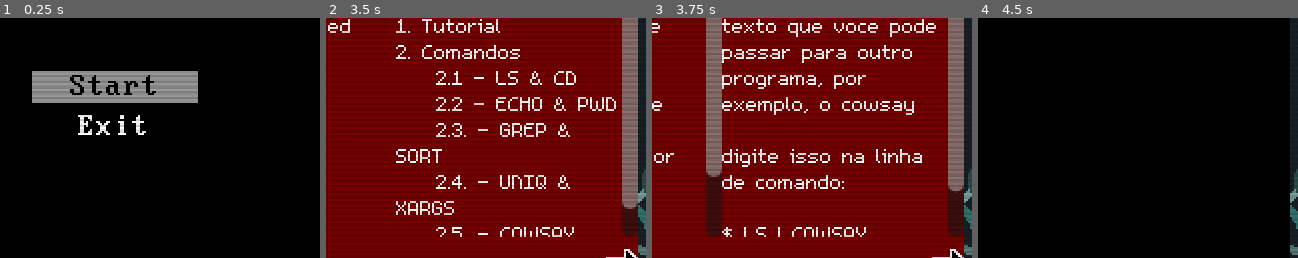
Above: before the commit, frames 1-4 (left to right).
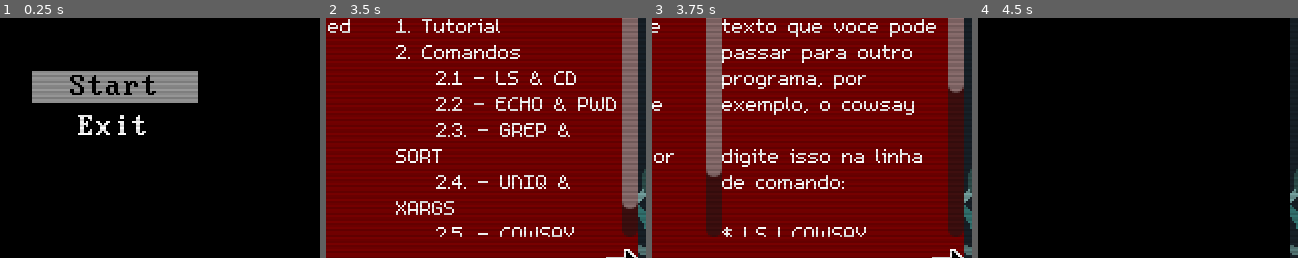
Above: after the commit, the same moments.

Repository: saLucasRd/trabalho-jogo-unix
Game: Godot game, scene res://ui/boot_menu.tscn
Two runs of this game, one before a commit and one after it. Both use one fixed random seed, a clock stepped at 60 frames per second and the inputs below. Sound files missing from this copy of the repository are replaced by a short silence.
Inputs (mouse positions are % of the whole screen's width and height, from its top left):
- Up to frame 1 (0.25 s): no input
- Up to frame 2 (3.5 s): tap Enter (ui_accept) at 0.5, 0.77 s; move the mouse to (72, 45) at 0.52 s; hold Up 0.53-1.25 s; hold Ctrl 0.53-1.25 s; click (72, 45) at 0.67 s; drag from (30, 55) to (45, 70) at 1.27 s; click (2, 10) at 2 s; click (78, 78) at 2.75 s
- Up to frame 3 (3.75 s): click (78, 78) at 3.5 s
- Up to frame 4 (4.5 s): click (2, 18) at 4.25 s
The pictures show only the part of the screen within x 32-82%, y 27-77%; the shares and areas given below are measured in that part.

Frames 1-2 are identical in both runs. In frame 3, 2.1% of the frame differs, in the area x 92-98%, y 28-73%; in frame 4, nothing differs.

Commit message:
manual finalizado

Diff:
--- a/ui/manual.tscn
+++ b/ui/manual.tscn
@@ -136,7 +136,13 @@
 
 $ LS | COWSAY
 
-depois digite enter."
+depois digite enter.
+
+Voce pode usar esse mecanismo de pipeline com quantos programas voce quiser:
+
+$ ECHO 1 2 3 | GREP 2 | COWSAY
+
+no exemplo acima é usado 3 comandos em um pipeline."
 
 [node name="Tutorial2" type="RichTextLabel" parent="VBoxContainer/Content"]
 visible = false
@@ -145,11 +151,12 @@
 mouse_filter = 1
 theme_override_fonts/normal_font = ExtResource("3_pdf6c")
 bbcode_enabled = true
-text = "Voce pode usar esse mecanismo de pipeline com quantos programas voce quiser:
-
-$ ECHO 1 2 3 | GREP 2 | COWSAY
-
-no exemplo acima é usado 3 comandos em um pipeline."
+text = "Para resolver os niveis vc precisa ir para o diretorio de cada nivel atraves do terminal.
+
+como por exemplo:
+$ CD LEVEL1/
+
+Porem o comando de resposta da pergunta deve ser enviado na caixa de texto do file explorer."
 
 [node name="Tutorial3" type="RichTextLabel" parent="VBoxContainer/Content"]
 visible = false
